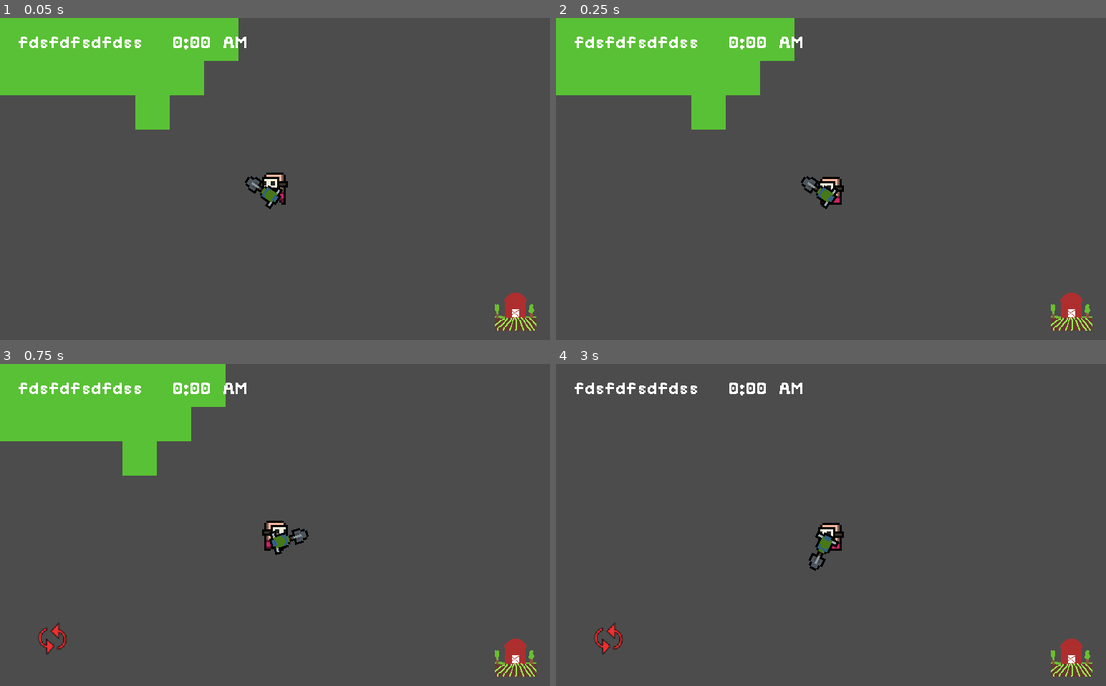
Above: before the commit, frames 1-4 (two rows, left to right).
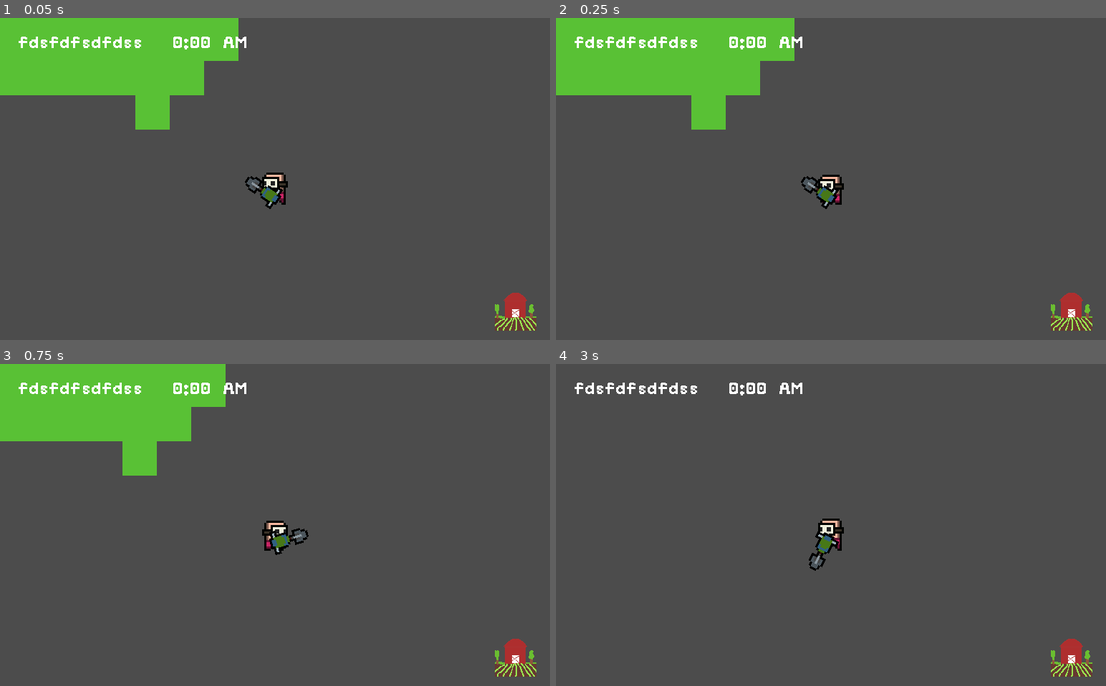
Above: after the commit, the same moments.

Repository: sugarvoid/gargun-valley
Game: Godot game, scene res://game/Game.tscn
The game is run twice, just before and just after one commit, with the same random seed, the same clock (stepped at 60 frames per second) and the same inputs.
Inputs (mouse positions are in pixels of both pictures, inside the frame that each line leads up to):
- Up to frame 1 (0.05 s): no input
- Up to frame 2 (0.25 s): no input
- Up to frame 3 (0.75 s): move the mouse to (396, 508) at 0.52 s; hold D (move_right) from 0.53 s (still down); click (396, 508) at 0.6 s
- Up to frame 4 (3 s): tap R (light_toggle) at 0.8, 1.35 s; move the mouse to (721, 541) at 1.27 s; release D (move_right) at 1.28 s; hold S (move_down) 1.28-2.03 s; click (721, 541) at 1.42 s; right-click (721, 541) at 1.55 s; move the mouse to (886, 454) at 2.02 s; hold D (move_right) 2.03-2.78 s; right-click (886, 454) at 2.1 s; click (886, 454) at 2.3 s; move the mouse to (803, 589) at 2.77 s; hold W (move_up) from 2.78 s (still down); click (803, 589) at 2.85 s

Frame 1 is identical in both runs. In frame 2, 0.1% of the frame differs, in the area x 47-53%, y 48-58%; in frame 3, 0.2%; in frame 4, 0.4%, in the area x 7-53%, y 48-91%.

Commit message:
Add weapon/projectile IDs.

Diff:
--- a/game/actor/player/Player.tscn
+++ b/game/actor/player/Player.tscn
@@ -12,7 +12,7 @@
 
 [sub_resource type="Animation" id=2]
 resource_name = "idle"
-length = 0.4
+length = 0.6
 loop = true
 step = 0.05
 tracks/0/type = "value"
@@ -22,10 +22,27 @@
 tracks/0/imported = false
 tracks/0/enabled = true
 tracks/0/keys = {
-"times": PoolRealArray( 0, 0.1, 0.2, 0.3, 0.4 ),
-"transitions": PoolRealArray( 1, 1, 1, 1, 1 ),
+"times": PoolRealArray( 0, 0.15, 0.3, 0.45 ),
+"transitions": PoolRealArray( 1, 1, 1, 1 ),
 "update": 1,
-"values": [ 4, 5, 6, 7, 5 ]
+"values": [ 4, 5, 6, 7 ]
+}
+
+[sub_resource type="Animation" id=6]
+resource_name = "running"
+length = 0.35
+loop = true
+tracks/0/type = "value"
+tracks/0/path = NodePath(".:frame")
+tracks/0/interp = 1
+tracks/0/loop_wrap = true
+tracks/0/imported = false
+tracks/0/enabled = true
+tracks/0/keys = {
+"times": PoolRealArray( 0, 0.1, 0.2, 0.3 ),
+"transitions": PoolRealArray( 1, 1, 1, 1 ),
+"update": 1,
+"values": [ 8, 9, 10, 11 ]
 }
 
 [sub_resource type="RectangleShape2D" id=5]
@@ -41,12 +58,13 @@
 [node name="AnimationPlayer" type="AnimationPlayer" parent="."]
 root_node = NodePath("../Sprite")
 anims/idle = SubResource( 2 )
+anims/running = SubResource( 6 )
 
 [node name="Sprite" type="Sprite" parent="."]
 texture = ExtResource( 1 )
 hframes = 4
 vframes = 3
-frame = 5
+frame = 4
 
 [node name="Hand" type="Position2D" parent="."]
 position = Vector2( 1.956, 8.324 )
--- a/game/actor/player/player.gd
+++ b/game/actor/player/player.gd
@@ -31,7 +31,7 @@
 func _ready() -> void:
 	_update_current_weapon()
 	self.animation_player.play("idle")
-	self.current_weapon.connect("give_bullet", self, "_make_bullet")
+	$Backpack/WaterGun.connect("give_bullet", self, "_make_bullet")
 
 func _get_input():
 	var input: Vector2 = Vector2(
@@ -52,11 +52,13 @@
 		velocity = lerp(velocity, direction.normalized() * move_speed, acceleration)
 	else:
 		velocity = lerp(velocity, Vector2.ZERO, friction)
+
 	velocity = move_and_slide(velocity)
 
 func _update_current_weapon() -> void:
 	print(hand.get_child(0))
 	self.current_weapon = hand.get_child(0)
+
 
 func _reload() -> void:
 	if !is_reloading:
@@ -66,22 +68,28 @@
 
 
 func _unhandled_input(event: InputEvent) -> void:
-	if event.is_action_released("click"):
-		_pull_trigger() #move later
+	if event.is_action_released("left_click"):
+		print(current_weapon.weapon_ID)
+		if current_weapon.weapon_ID == Global.WEAPON_IDS.shovel_gun:
+			_create_plot()
+		elif current_weapon.weapon_ID == Global.WEAPON_IDS.water_gun:
+			_pull_trigger() #move later
 		if can_click:
 			can_click = false
 			$ClickTimer.start(self.click_recharge_time)
 
+	if event.is_action_released("right_click"):
+		current_weapon.secondary_action()
+
 	if event.is_action_released("switch_mode"):
 		emit_signal("on_play_mode_toggle")
 		Global.toggle_player_mode()
+
 	if event.is_action_released("cycle_hand"):
 		self._cycle_hand()
 
 	if event.is_action_released("light_toggle"):
-		#TODO: give 'make plot' its own input event
-		_create_plot()
-		########## player_light.enabled = 1 - int(player_light.enabled)
+		player_light.enabled = 1 - int(player_light.enabled)
 
 func _on_InteractionArea_area_entered(area: InteractiveObject) -> void:
 	if area != InteractiveObject:
@@ -106,13 +114,13 @@
 		area.turn_off()
 
 func _make_bullet():
-	self.emit_signal("on_weapon_fired_pressed", current_weapon.muzzle)
+	print('player _makebullt')
+	self.emit_signal("on_weapon_fired_pressed", current_weapon)
 
 func _pull_trigger() -> void:
 	if current_weapon.bullets_left > 0:
 		# get current weapon info
 		# Send signal to bullet factory
-		##### print('pew pew')
 		current_weapon.fire()
 	else:
 		_reload()
--- a/game/autoload/global.gd
+++ b/game/autoload/global.gd
@@ -7,6 +7,19 @@
 	SHOOTER
 }
 
+const WEAPON_IDS: Dictionary = {
+	"shovel_gun" : "Farm-01",
+	"water_gun": "Farm-02"
+}
+
+const PROJECTILE_IDS: Dictionary = {
+	"water_bullet" : "Proj-01",
+	"player_damage_bullet": "Proj-02",
+	"enemy_damage_bullet": "Proj-03",
+}
+
+
+
 func toggle_player_mode() -> void:
 	print('togle')
 	if player_mode == PLAY_MODES.FARMER:
--- a/game/game.gd
+++ b/game/game.gd
@@ -30,10 +30,14 @@
 	if event.is_action_pressed("ui_cancel"):
 		get_tree().quit()
 
-func _make_bullet(muzzle: Node2D) -> void:
+func _make_bullet(current_weapon: Weapon) -> void:
 	var bullet = p_Projectile.instance()
-	bullet.global_transform = muzzle.global_transform
+	print('bullet made')
+
+	bullet.global_transform = current_weapon.muzzle.global_transform
+
 	bullet_manager.add_child(bullet)
+	bullet.set_projectile_properties(current_weapon.weapon_ID)
 
 func _toggle_mode_icon():
 	hud.toggle_icon()
--- a/game/interactive_object/interactive_object.gd
+++ b/game/interactive_object/interactive_object.gd
@@ -21,7 +21,7 @@
 	assert(false, 'override tis fuction')
 
 func _on_GameObject_input_event(viewport: Node, event: InputEvent, shape_idx: int) -> void:
-		if event.is_action_released("click"):
+		if event.is_action_released("left_click"):
 			if self.is_clickable:
 				_do_action()
 			else:
--- a/game/projectile/Projectile.tscn
+++ b/game/projectile/Projectile.tscn
@@ -11,7 +11,7 @@
 
 [node name="Sprite" type="Sprite" parent="."]
 texture = ExtResource( 1 )
-hframes = 2
+hframes = 3
 vframes = 2
 
 [node name="CollisionShape2D" type="CollisionShape2D" parent="."]
--- a/game/projectile/projectile.gd
+++ b/game/projectile/projectile.gd
@@ -7,9 +7,19 @@
 	DAMAGE,
 }
 
+onready var sprite: Sprite = get_node("Sprite")
+
+var projectile_ID: int
 var type: int = BULLET_TYPE.WATER
 var speed: float = 100.0
 var life: float = 0.5
+
+func set_projectile_properties(id: String) -> void:
+	print('setting color')
+	match id:
+		Global.WEAPON_IDS.water_gun:
+			self.sprite.frame = 0
+			self.projectile_ID = Global.PROJECTILE_IDS.water_bullet
 
 func get_class() -> String:
 	return "Projectile"
--- a/game/weapon/shovel_gun/shovel_gun.gd
+++ b/game/weapon/shovel_gun/shovel_gun.gd
@@ -1,2 +1,11 @@
 class_name ShovelGun
 extends Weapon
+
+func _init():
+	self.weapon_ID = Global.WEAPON_IDS.shovel_gun
+
+func primary_action() -> void:
+	pass
+
+func secondary_action() -> void:
+	pass
--- a/game/weapon/water_gun/water_gun.gd
+++ b/game/weapon/water_gun/water_gun.gd
@@ -1,5 +1,7 @@
 extends Weapon
 
+func _init():
+	self.weapon_ID = Global.WEAPON_IDS.water_gun
 
 func _ready() -> void:
 	bullet_speed = 100
--- a/game/weapon/weapon.gd
+++ b/game/weapon/weapon.gd
@@ -5,14 +5,20 @@
 
 
 enum WEAPON_TYPE {
-	WATER,
-	DAMAGE
+	FARMING,
+	COMBACT,
 }
 
+enum WEAPON_SUBTYPE {
+	PROJECTILE,
+	MELEE,
+}
 
 onready var muzzle = get_node("Muzzle")
 
-
+var weapon_ID: String
+var weapon_type: int
+var weapon_subtype: int
 var bullet_speed: float
 var bullet_life: float
 var reload_time: float
@@ -24,6 +30,12 @@
 	pass
 	#_set_stats()
 
+func primary_action() -> void:
+	pass
+
+func secondary_action() -> void:
+	pass
+
 func fire() -> void:
 	print(self.bullets_left)
 	if bullets_left > 0:
--- a/project.godot
+++ b/project.godot
@@ -135,7 +135,12 @@
 
 [input]
 
-click={
+right_click={
+"deadzone": 0.5,
+"events": [ Object(InputEventMouseButton,"resource_local_to_scene":false,"resource_name":"","device":0,"alt":false,"shift":false,"control":false,"meta":false,"command":false,"button_mask":0,"position":Vector2( 0, 0 ),"global_position":Vector2( 0, 0 ),"factor":1.0,"button_index":2,"pressed":false,"doubleclick":false,"script":null)
+ ]
+}
+left_click={
 "deadzone": 0.5,
 "events": [ Object(InputEventMouseButton,"resource_local_to_scene":false,"resource_name":"","device":0,"alt":false,"shi …(212 unchanged characters)…
  ]
Not shown: 1 places in game/actor/player/Player.tscn that only renumber resources
Binary file changed: game/projectile/bullets.png
